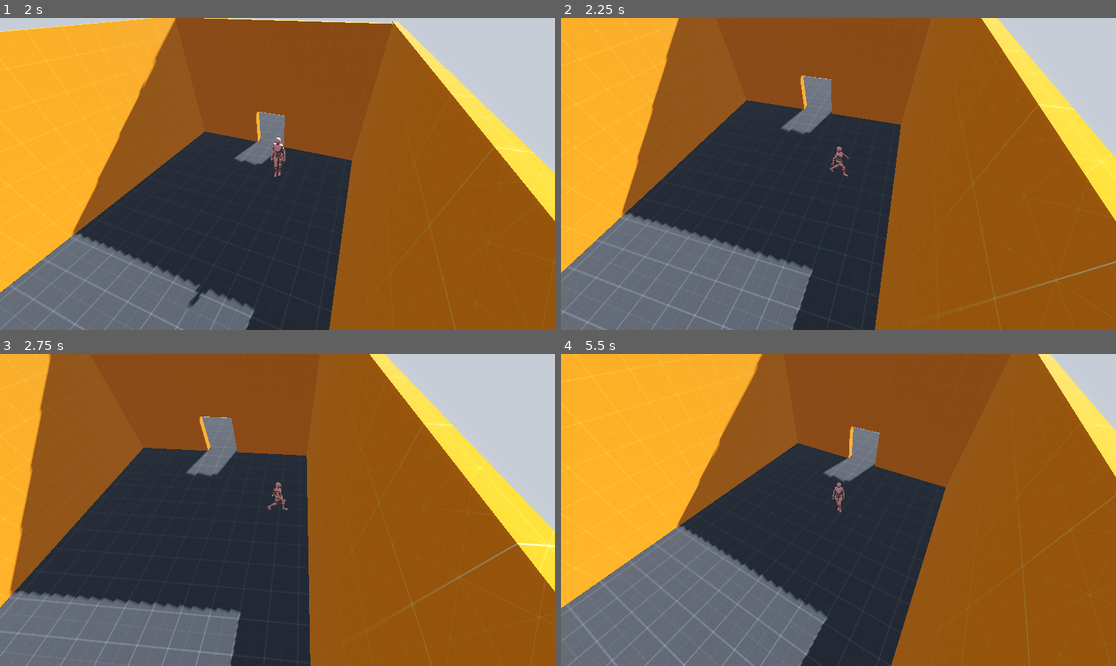
Above: before the commit, frames 1-4 (two rows, left to right).
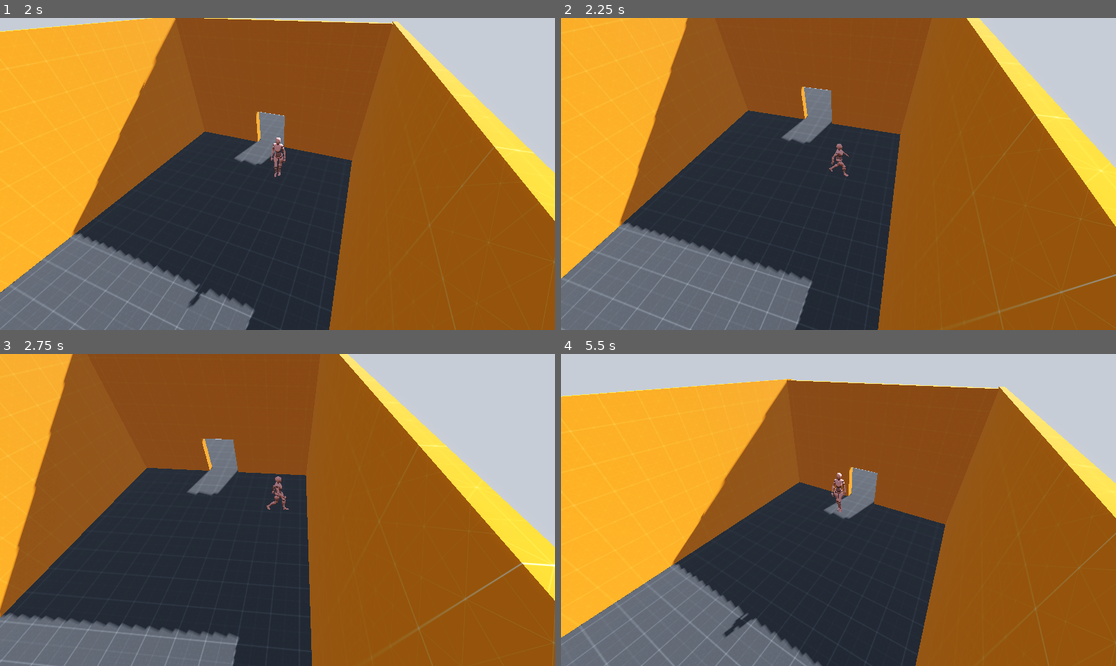
Above: after the commit, the same moments.

Repository: Bloombeard/diamond-heist
Game: Godot game, scene res://scenes/vault.tscn
Two runs of this game, one before a commit and one after it. Both use one fixed random seed, a clock stepped at 60 frames per second and the inputs below.
Inputs:
- Up to frame 1 (2 s): tap Enter at 0.5 s; hold D (move_right) 0.53-1.28 s; tap Space (jump) at 0.6, 0.77, 1.07, 1.52, 1.55, 1.82 s; hold S (move_backward) from 1.28 s (still down); tap Shift (run) at 1.35 s
- Up to frame 2 (2.25 s): release S (move_backward) at 2.03 s; hold D (move_right) from 2.03 s (still down); tap Space (jump) at 2.1 s
- Up to frame 3 (2.75 s): keep holding D (move_right)
- Up to frame 4 (5.5 s): release D (move_right) at 2.78 s; hold W (move_forward) 2.78-3.53 s; tap Shift (run) at 2.85, 4.35 s; tap Space (jump) at 3.02, 3.05, 3.32, 3.6, 3.77, 4.07, 4.52, 4.55, 4.82, 5.1 s; hold A (move_left) 3.53-5.03 s; hold S (move_backward) from 5.03 s (still down)

Frame 1 is identical in both runs. In frame 2, 8.2% of the frame differs, in the area x 0-100%, y 0-100%; in frame 3, 15%; in frame 4, 30%.

Commit message:
added jump buffer

Diff:
--- a/scripts/player.gd
+++ b/scripts/player.gd
@@ -59,9 +59,13 @@
 
 func jump() -> void:
 	velocity.y = jump_velocity
+	is_jump_available = false
 
 func coyote_timeout() -> void:
 	is_jump_available = false
+
+func on_jump_buffer_timeout() -> void:
+	jump_buffer = false
 
 func _physics_process(delta: float) -> void:
 	# MOVEMENT, relative to camera
@@ -85,10 +89,16 @@
 	else:
 		is_jump_available = true
 		coyote_timer_node.stop()
+		if jump_buffer:
+			jump()
+			jump_buffer = false
 
-	if Input.is_action_just_pressed("jump") and is_jump_available:
-		jump()
-		is_jump_available = false
+	if Input.is_action_just_pressed("jump"):
+		if is_jump_available:
+			jump()
+		else:
+			jump_buffer = true
+			get_tree().create_timer(jump_buffer_time).timeout.connect(on_jump_buffer_timeout)
 
 	move_and_slide()
 
